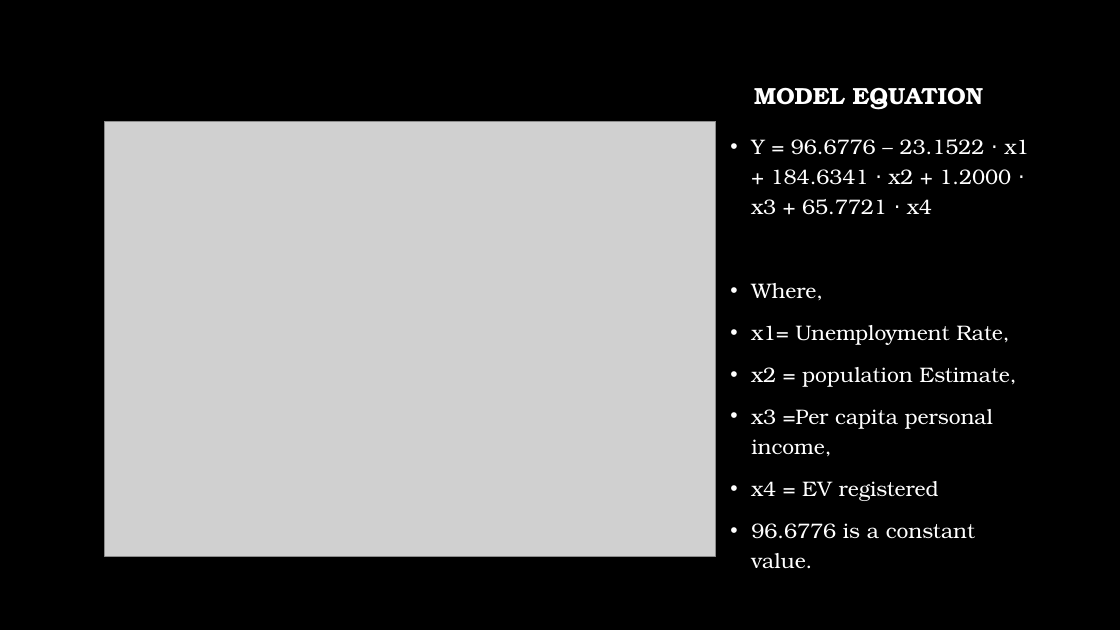
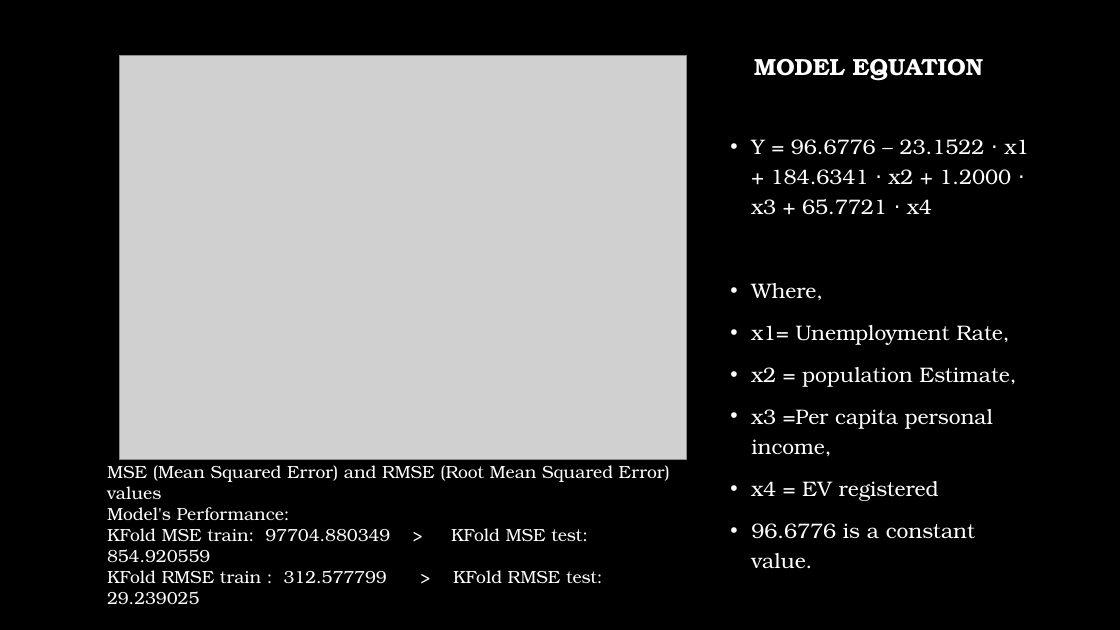
Before and after one commit to Pradhi99/ProjectEV, a slide deck: slide 13 of Electric Vehicles ppt Fall 2024.pptx (slide 15 before the commit). Drawn at 1120x630 pixels with LibreOffice and Linux fonts; fonts in the diff are those of the drawing; grey boxes stand for pictures; background and template pictures are left out. Boxes give left, top, right and bottom in pixels: in the first picture for what was removed or moved away, otherwise in the second. Text is boxed around its words. In the diff, an @@ line names an element or a change of style, - is before the commit and + after.

```diff
--- a/Electric Vehicles ppt Fall 2024.pptx
+++ b/Electric Vehicles ppt Fall 2024.pptx
@@ title "MODEL EQUATION": place and size @@
-title "MODEL EQUATION" at box(754, 87, 983, 110)
+title "MODEL EQUATION" at box(754, 58, 983, 81)
@@ picture: place and size @@
-picture at box(104, 121, 716, 556)
+picture at box(120, 55, 687, 460)
@@ text added at box(107, 465, 670, 605), 15 pt, text #FFFFFF @@
+MSE (Mean Squared Error) and RMSE (Root Mean Squared Error) values
+Model's Performance:
+KFold MSE train: 97704.880349 > KFold MSE test: 854.920559
+KFold RMSE train : 312.577799 > KFold RMSE test: 29.239025
```
Also in this commit, not shown: 3 other slides changed, 2 slides removed.
